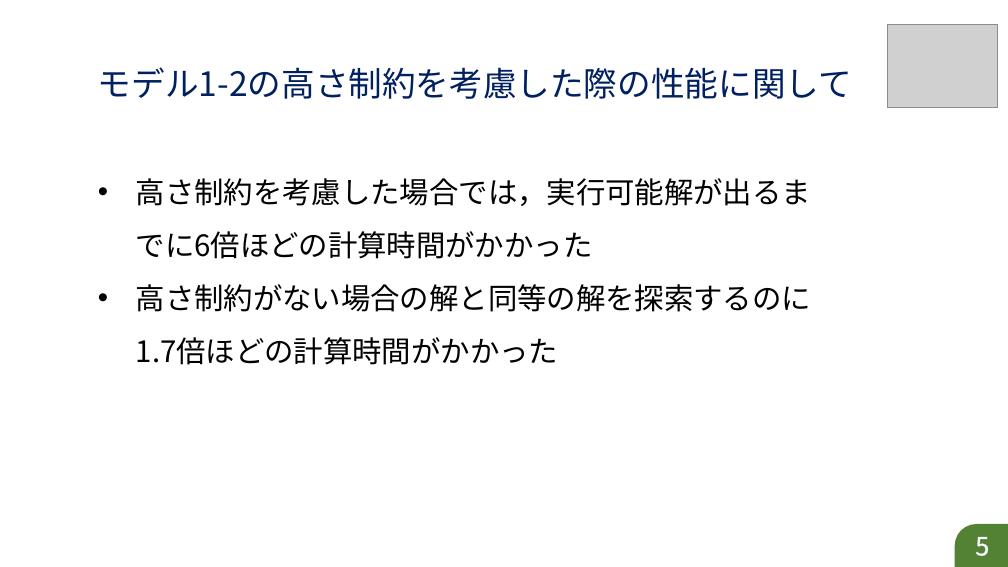
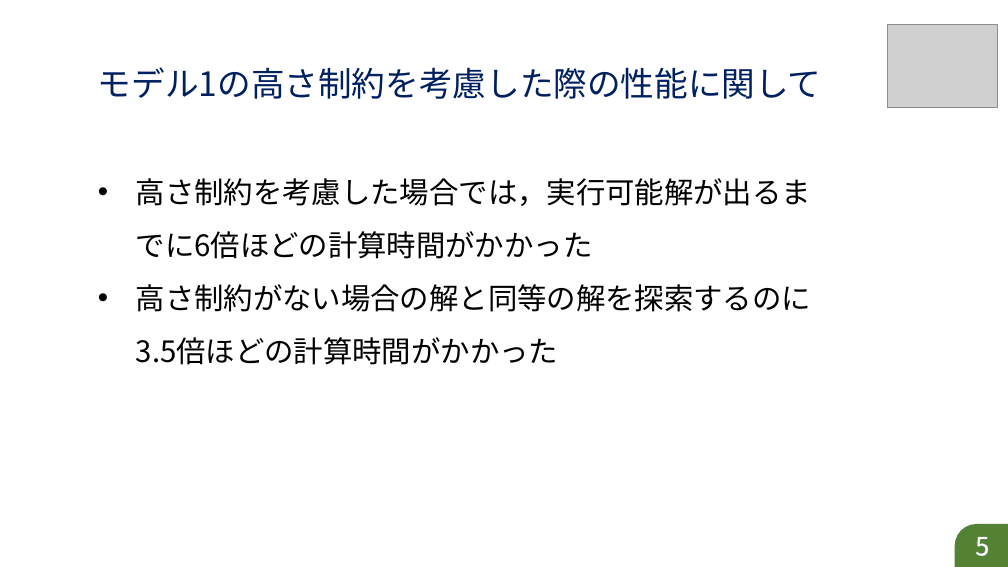
Before and after one commit to r-kurosu/kline_new, a slide deck: slide 5 of 高さ制約に関する比較.pptx. Drawn at 1008x567 pixels with LibreOffice and Linux fonts; fonts in the diff are those of the drawing; grey boxes stand for pictures. Boxes give left, top, right and bottom in pixels: in the first picture for what was removed or moved away, otherwise in the second. Text is boxed around its words. In the diff, an @@ line names an element or a change of style, - is before the commit and + after.

```diff
--- a/高さ制約に関する比較.pptx
+++ b/高さ制約に関する比較.pptx
@@ text at bbox=[98, 67, 822, 99]: text changed @@
-モデル1-2の高さ制約を考慮した際の性能に関して
+モデル1の高さ制約を考慮した際の性能に関して
@@ text at bbox=[136, 284, 811, 365]: text changed @@
-• 高さ制約がない場合の解と同等の解を探索するのに1.7倍ほどの計算時間がかかった
+• 高さ制約がない場合の解と同等の解を探索するのに3.5倍ほどの計算時間がかかった
```
Also in this commit, not shown: 5 other slides changed.
